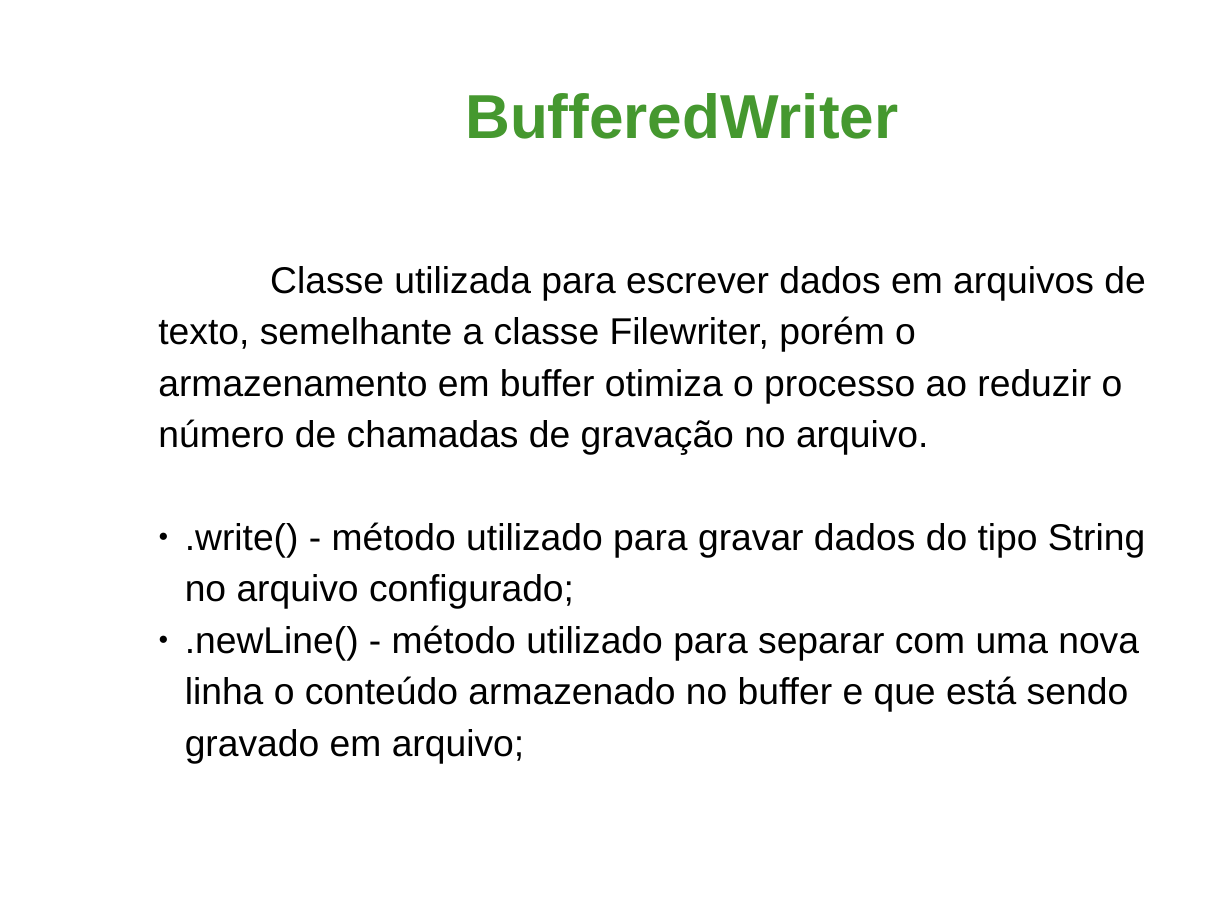
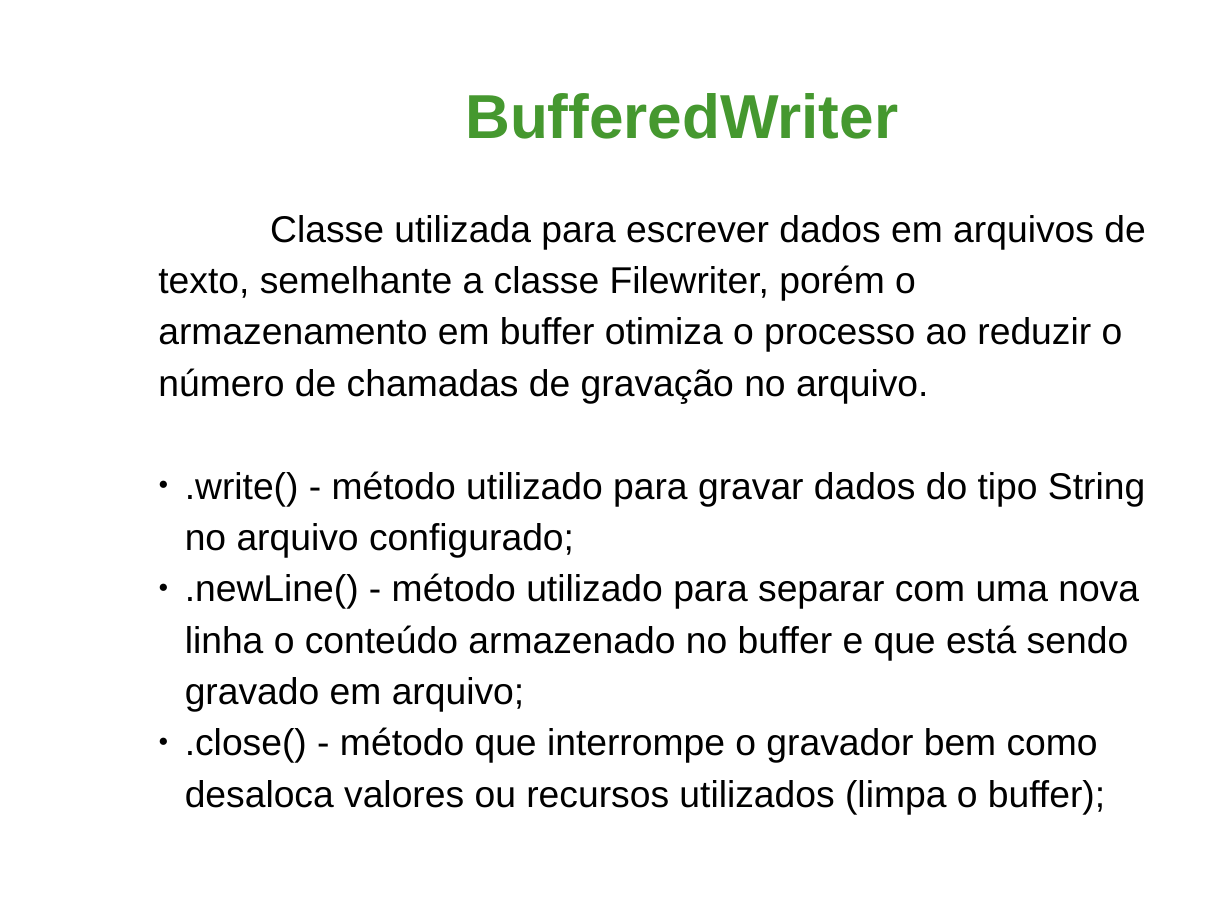
Before and after one commit to MathPDB/BFWBFR, a slide deck: slide 6 of BFR_BFW.pptx (slide 5 before the commit). Drawn at 1232x924 pixels with LibreOffice and Linux fonts; fonts in the diff are those of the drawing; background and template pictures are left out. Boxes give left, top, right and bottom in pixels: in the first picture for what was removed or moved away, otherwise in the second. Text is boxed around its words. In the diff, an @@ line names an element or a change of style, - is before the commit and + after.

```diff
--- a/BFR_BFW.pptx
+++ b/BFR_BFW.pptx
@@ text at (x1=185, y1=727, x2=1105, y2=815): paragraph added @@
+● .close() - método que interrompe o gravador bem como desaloca valores ou recursos utilizados (limpa o buffer);
```
Also in this commit, not shown: 2 other slides changed, 3 slides added.
